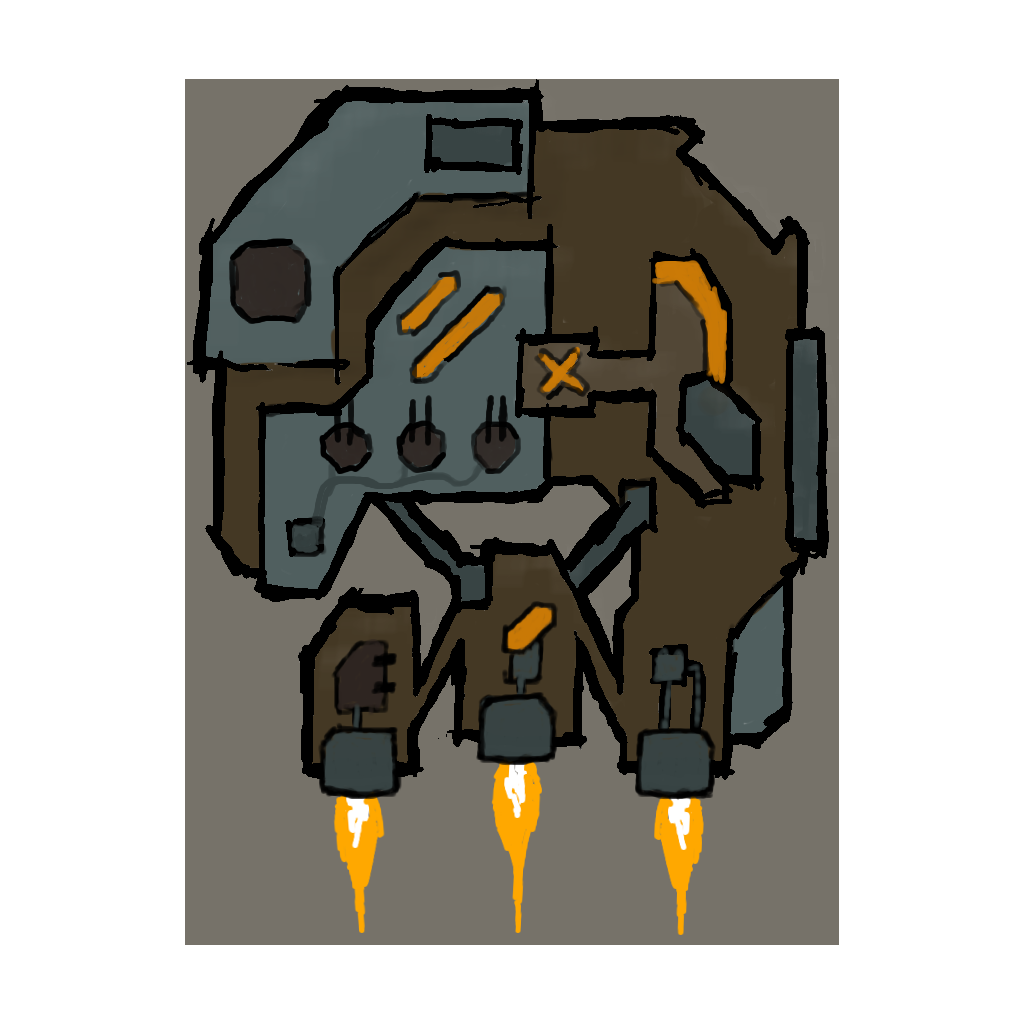
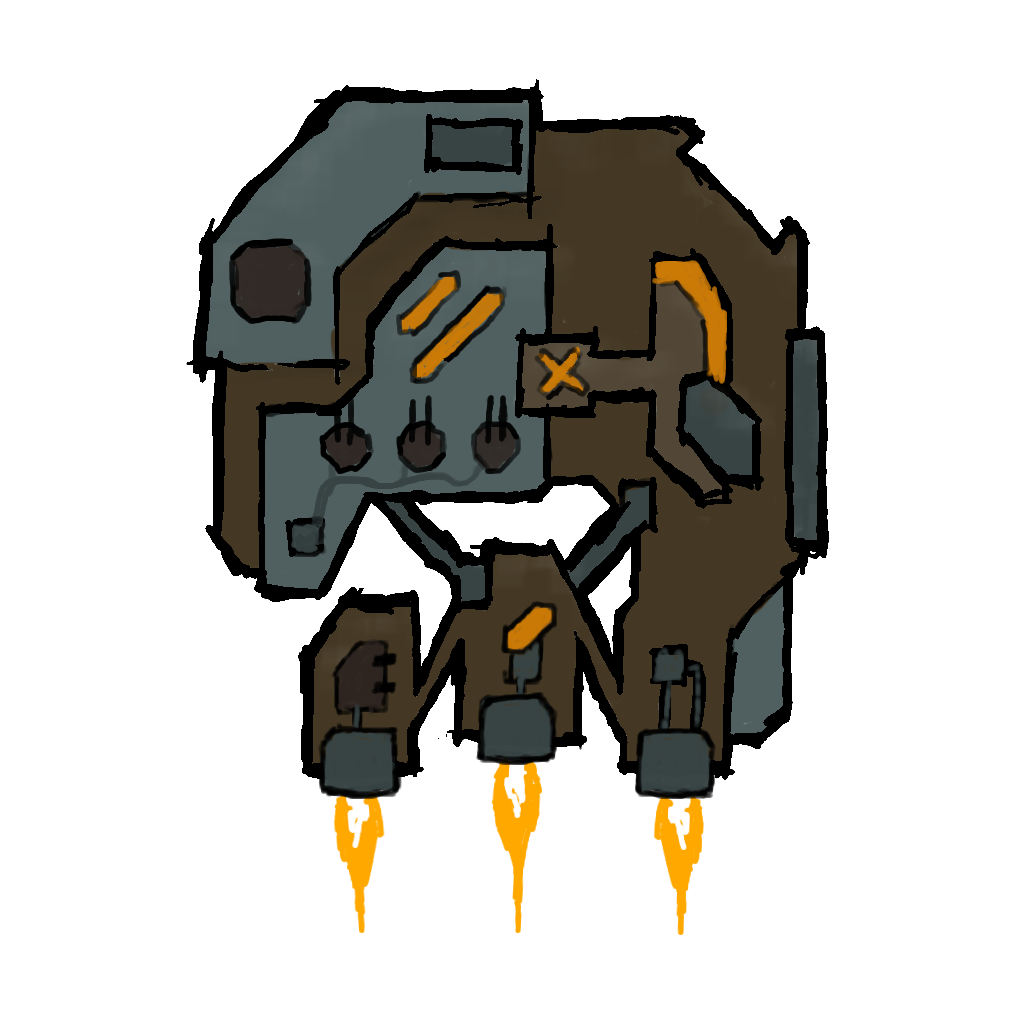
Comparing the layer stacks of the two 1024x1024 images. Changes:
painted on "Layer #2" over [185, 79, 829, 780]
removed layer "Layer #8" over [185, 79, 839, 945]
